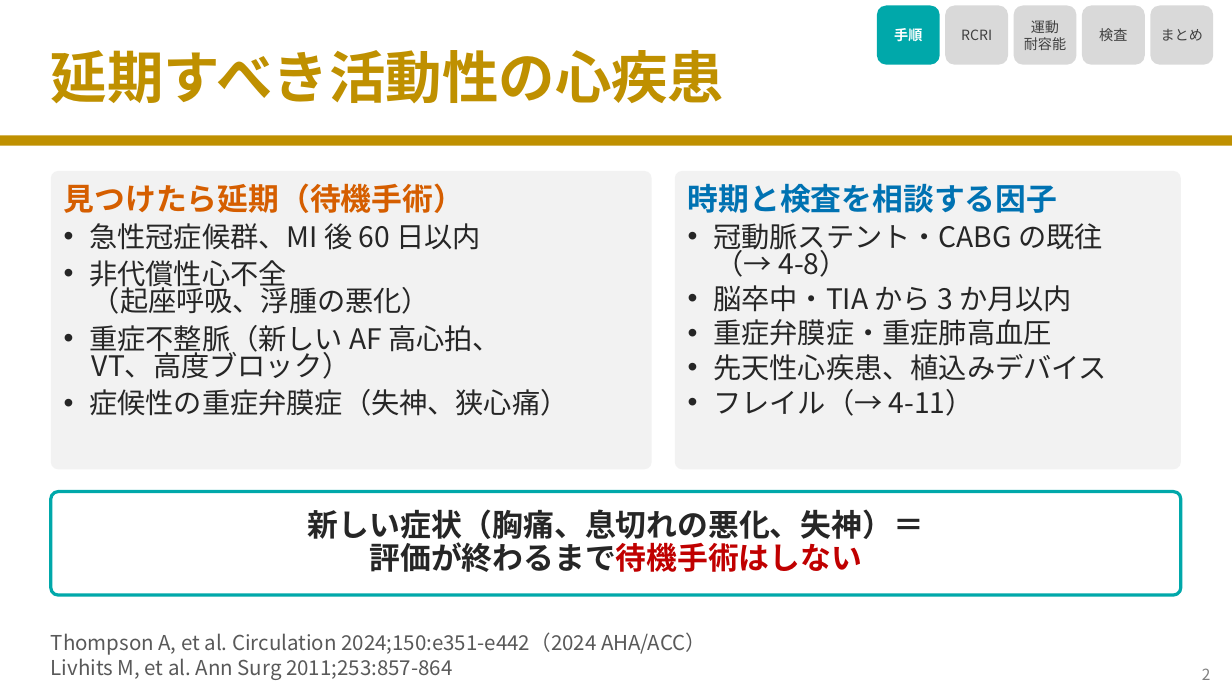
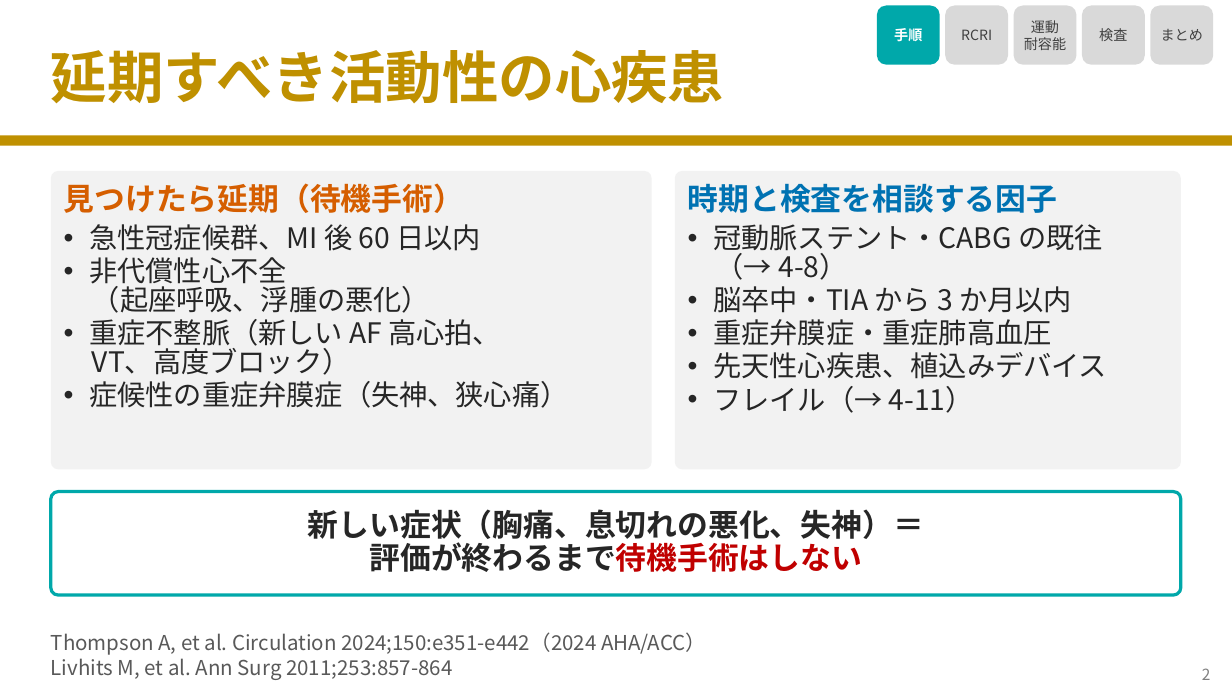
Before and after one commit to nobumitsu-3141/Anes-lecture, a slide deck: slide 3 of slides/4-7_cardiac_risk_assessment/4-7_cardiac_risk_assessment.pptx. Drawn at 1232x693 pixels with LibreOffice and Linux fonts; fonts in the diff are those of the drawing. Boxes give left, top, right and bottom in pixels: in the first picture for what was removed or moved away, otherwise in the second. Text is boxed around its words. In the diff, an @@ line names an element or a change of style, - is before the commit and + after.

```diff
--- a/slides/4-7_cardiac_risk_assessment/4-7_cardiac_risk_assessment.pptx
+++ b/slides/4-7_cardiac_risk_assessment/4-7_cardiac_risk_assessment.pptx
@@ text "急性冠症候群、MI 後 60 日以内" at bbox=[89, 224, 568, 408]: line spacing 0.8 to 0.85; less space between paragraphs @@
@@ text "冠動脈ステント・CABG の既往" at bbox=[713, 224, 1107, 413]: line spacing 0.8 to 0.85; less space between paragraphs @@
```
Also in this commit, not shown: 4 other slides changed, 4 other files.
